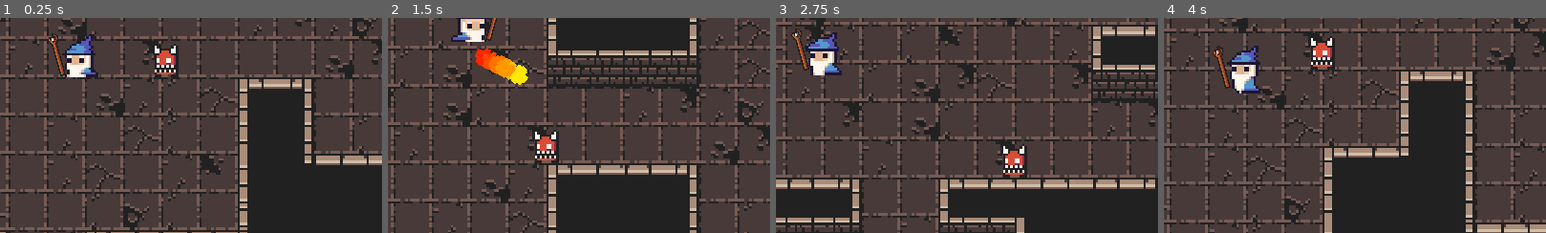
Above: before the commit, frames 1-4 (left to right).
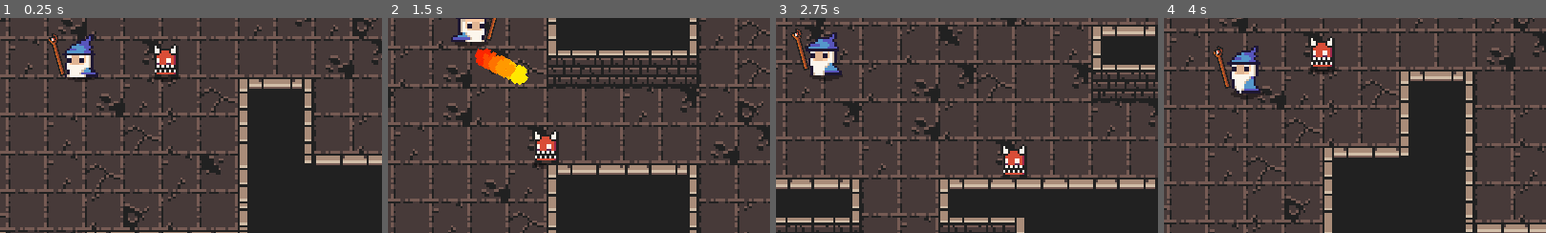
Above: after the commit, the same moments.

Repository: Erdandrej/Dungeoneers
Game: Godot game, scene res://Dungeon/World.tscn
Same seed, same stepped clock (60 frames per second), same inputs: the game is played once before the commit and once after it.
Inputs (mouse positions are % of the whole screen's width and height, from its top left):
- Up to frame 1 (0.25 s): no input
- Up to frame 2 (1.5 s): tap Enter (ui_accept) at 0.5, 0.77 s; move the mouse to (45, 70) at 0.52 s; press the mouse at (45, 70) at 0.53 s; hold W (up) from 0.53 s (still down); move the mouse to (80, 65) at 1.27 s; release the mouse at (80, 65) at 1.28 s; click (80, 65) at 1.35 s
- Up to frame 3 (2.75 s): tap Enter (ui_accept) at 1.52 s; move the mouse to (20, 35) at 2.02 s; release W (up) at 2.03 s; press the mouse at (20, 35) at 2.03 s; hold A (left) from 2.03 s (still down)
- Up to frame 4 (4 s): move the mouse to (55, 50) at 2.77 s; release the mouse at (55, 50) at 2.78 s; click (55, 50) at 2.85 s; tap Enter (ui_accept) at 3.02, 3.77 s; move the mouse to (35, 25) at 3.52 s; release A (left) at 3.53 s; press the mouse at (35, 25) at 3.53 s; hold S (down) from 3.53 s (still down)
The pictures show only the part of the screen within x 39-89%, y 36-86%; the shares and areas given below are measured in that part.

The runs differ from the first frame. In frame 1, 0.2% of the frame differs, in the area x 17-48%, y 26-30%; in frame 2, 0.3%, in the area x 17-46%, y 11-71%; in frame 3, 0.2%; in frame 4, 0.3%.

Commit message:
Add shadows and fix collision layers

Diff:
--- a/Dungeoneers/Dungeon/World.tscn
+++ b/Dungeoneers/Dungeon/World.tscn
@@ -484,6 +484,7 @@
 script = ExtResource( 2 )
 
 [node name="Background" type="TileMap" parent="."]
+z_index = -1
 tile_set = SubResource( 1 )
 cell_size = Vector2( 16, 16 )
 format = 1
--- a/Dungeoneers/Enemies/Enemy.tscn
+++ b/Dungeoneers/Enemies/Enemy.tscn
@@ -1,10 +1,11 @@
-[gd_scene load_steps=18 format=2]
+[gd_scene load_steps=19 format=2]
 
 [ext_resource path="res://Enemies/demon_medium_2.png" type="Texture" id=1]
 [ext_resource path="res://Overlap/Hitbox.tscn" type="PackedScene" id=2]
 [ext_resource path="res://Overlap/Hurtbox.tscn" type="PackedScene" id=3]
 [ext_resource path="res://Enemies/Enemy.gd" type="Script" id=4]
 [ext_resource path="res://Effects/Blink.shader" type="Shader" id=5]
+[ext_resource path="res://Shadows/SmallShadow.png" type="Texture" id=6]
 
 [sub_resource type="ShaderMaterial" id=1]
 shader = ExtResource( 5 )
@@ -12,40 +13,40 @@
 
 [sub_resource type="AtlasTexture" id=2]
 atlas = ExtResource( 1 )
-region = Rect2( 0, 0, 16, 32 )
+region = Rect2( 128, 0, 16, 32 )
 
 [sub_resource type="AtlasTexture" id=3]
 atlas = ExtResource( 1 )
-region = Rect2( 16, 0, 16, 32 )
+region = Rect2( 0, 0, 16, 32 )
 
 [sub_resource type="AtlasTexture" id=4]
 atlas = ExtResource( 1 )
-region = Rect2( 32, 0, 16, 32 )
+region = Rect2( 16, 0, 16, 32 )
 
 [sub_resource type="AtlasTexture" id=5]
 atlas = ExtResource( 1 )
-region = Rect2( 48, 0, 16, 32 )
+region = Rect2( 32, 0, 16, 32 )
 
 [sub_resource type="AtlasTexture" id=6]
 atlas = ExtResource( 1 )
-region = Rect2( 128, 0, 16, 32 )
+region = Rect2( 48, 0, 16, 32 )
 
 [sub_resource type="SpriteFrames" id=7]
 animations = [ {
-"frames": [ SubResource( 2 ), SubResource( 3 ), SubResource( 4 ), SubResource( 5 ) ],
+"frames": [ SubResource( 2 ) ],
+"loop": true,
+"name": "Hurt",
+"speed": 5.0
+}, {
+"frames": [ SubResource( 3 ), SubResource( 4 ), SubResource( 5 ), SubResource( 6 ) ],
 "loop": true,
 "name": "Idle",
 "speed": 8.0
-}, {
-"frames": [ SubResource( 6 ) ],
-"loop": true,
-"name": "Hurt",
-"speed": 5.0
 } ]
 
 [sub_resource type="CapsuleShape2D" id=8]
 radius = 4.0
-height = 6.0
+height = 0.0
 
 [sub_resource type="CapsuleShape2D" id=9]
 radius = 4.0
@@ -92,6 +93,11 @@
 collision_layer = 4
 script = ExtResource( 4 )
 
+[node name="Shadow" type="Sprite" parent="."]
+scale = Vector2( 1.2, 0.75 )
+z_index = -1
+texture = ExtResource( 6 )
+
 [node name="AnimatedSprite" type="AnimatedSprite" parent="."]
 material = SubResource( 1 )
 position = Vector2( 0, -16 )
@@ -99,8 +105,7 @@
 animation = "Idle"
 
 [node name="CollisionShape2D" type="CollisionShape2D" parent="."]
-visible = false
-position = Vector2( 0, -7 )
+position = Vector2( 0, -4 )
 shape = SubResource( 8 )
 
 [node name="Hitbox" parent="." instance=ExtResource( 2 )]
--- a/Dungeoneers/Player/Player.tscn
+++ b/Dungeoneers/Player/Player.tscn
@@ -1,10 +1,11 @@
-[gd_scene load_steps=13 format=2]
+[gd_scene load_steps=14 format=2]
 
 [ext_resource path="res://Player/Player.gd" type="Script" id=1]
 [ext_resource path="res://Player/mage_male.png" type="Texture" id=2]
 [ext_resource path="res://Items/staff_fire.png" type="Texture" id=3]
 [ext_resource path="res://Overlap/Hurtbox.tscn" type="PackedScene" id=4]
 [ext_resource path="res://Effects/Blink.shader" type="Shader" id=5]
+[ext_resource path="res://Shadows/SmallShadow.png" type="Texture" id=6]
 
 [sub_resource type="ShaderMaterial" id=1]
 shader = ExtResource( 5 )
@@ -12,7 +13,7 @@
 
 [sub_resource type="CapsuleShape2D" id=2]
 radius = 4.0
-height = 8.0
+height = 0.0
 
 [sub_resource type="CapsuleShape2D" id=3]
 radius = 4.0
@@ -144,6 +145,12 @@
 scale = Vector2( 0.6, 0.6 )
 texture = ExtResource( 3 )
 
+[node name="Shadow" type="Sprite" parent="."]
+position = Vector2( 0.5, 0 )
+scale = Vector2( 1.4, 0.75 )
+z_index = -1
+texture = ExtResource( 6 )
+
 [node name="Sprite" type="Sprite" parent="."]
 material = SubResource( 1 )
 position = Vector2( 0, -16 )
@@ -151,11 +158,11 @@
 hframes = 9
 
 [node name="Shape" type="CollisionShape2D" parent="."]
-visible = false
-position = Vector2( 0, -8 )
+position = Vector2( 0, -4 )
 shape = SubResource( 2 )
 
 [node name="Hurtbox" parent="." instance=ExtResource( 4 )]
+visible = false
 collision_layer = 8
 collision_mask = 2147483648
 
--- a/Dungeoneers/Projectiles/Projectile.gd
+++ b/Dungeoneers/Projectiles/Projectile.gd
@@ -16,5 +16,5 @@
 	queue_free()
 
 func _on_Hitbox_body_entered(body):
-	if body is TileMap:
+	if body is TileMap or KinematicBody2D:
 		queue_free()
--- a/Dungeoneers/Projectiles/Projectile.tscn
+++ b/Dungeoneers/Projectiles/Projectile.tscn
@@ -47,7 +47,7 @@
 
 [node name="Hitbox" parent="." instance=ExtResource( 2 )]
 collision_layer = 32
-collision_mask = 17
+collision_mask = 21
 
 [node name="CollisionShape2D" parent="Hitbox" index="0"]
 shape = SubResource( 2 )
Binary file added: Dungeoneers/Shadows/LargeShadow.png
Not shown, added: Dungeoneers/Shadows/LargeShadow.png.import
Binary file added: Dungeoneers/Shadows/MediumShadow.png
Not shown, added: Dungeoneers/Shadows/MediumShadow.png.import
Binary file added: Dungeoneers/Shadows/SmallShadow.png
Not shown, added: Dungeoneers/Shadows/SmallShadow.png.import
